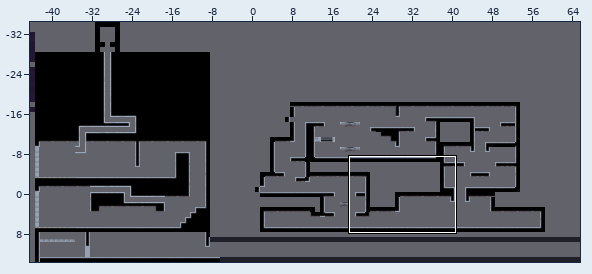
Two versions of a level (Tiled map, Assets/Assets/VerticalSlice/VSTest.tmx). Above, an overview of the earlier version with the close-up marked.
Close-up. Old version:
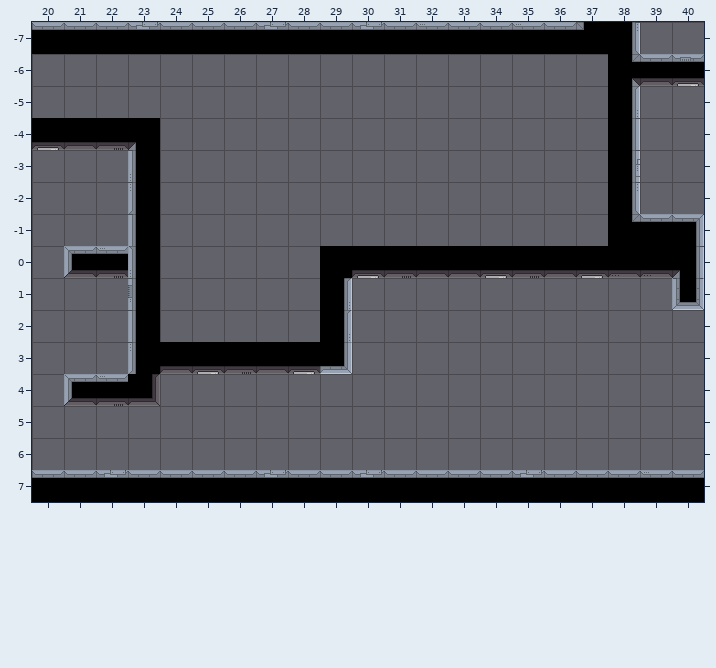
Cells are 32x32 px. Shown: x 20..40, y -7..7. The commit also changed other parts of the map, which this record leaves out.
New version:
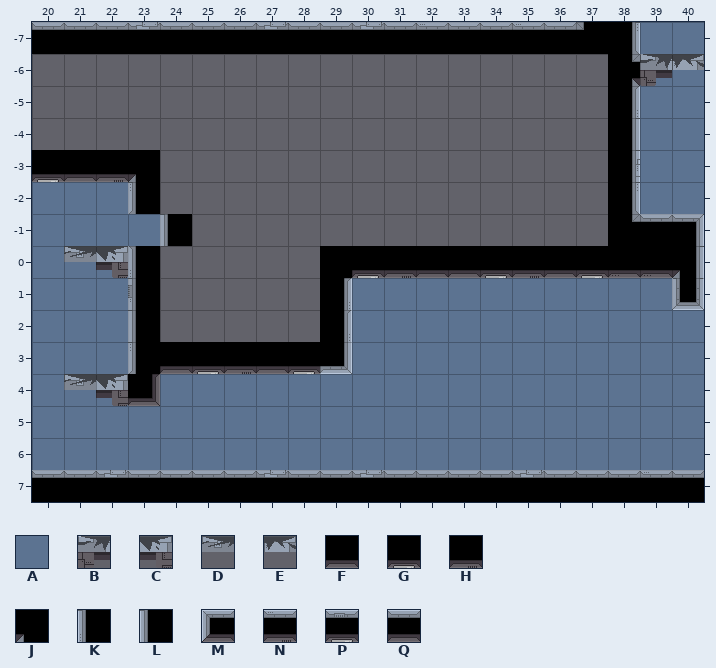
Key: from "bg_lab_01": A 28; from "tile___": B 159, C 160, D 339, E 340; from "tile_lab_01": F 1, G 3; from "tile_lab_02": H 2, J 15, K 47, L 127, M 155, N 156; from "tile_lab_06": P 93, Q 262.
_ is an empty cell, . an unchanged one.
Tiles of an added or newly shown layer are drawn over the layers below it.
Difference:
--- layer "Background2xd" (added)
@@ x 20..40 @@
--7 ...................__
--6 ...................__
--5 ...................__
--4 ...................__
--3 ...................__
--2 ___................__
--1 ____.................
- 0 ___..................
- 1 ___.......__________.
- 2 ___.......___________
- 3 ___.......___________
- 4 ___._________________
- 5 _____________________
- 6 _____________________
+-7 ...................AA
+-6 ...................AA
+-5 ...................AA
+-4 ...................AA
+-3 ...................AA
+-2 AAA................AA
+-1 AAAA.................
+ 0 AAA..................
+ 1 AAA.......AAAAAAAAAA.
+ 2 AAA.......AAAAAAAAAAA
+ 3 AAA.......AAAAAAAAAAA
+ 4 AAA.AAAAAAAAAAAAAAAAA
+ 5 AAAAAAAAAAAAAAAAAAAAA
+ 6 AAAAAAAAAAAAAAAAAAAAA
--- layer "Zonas"
@@ x 39..40 @@
--6 QP
+-6 BE
@@ x 20..23 @@
--4 GFHJ
--3 ___K
+-4 ____
+-3 GFHJ
@@ x 21..24 @@
--1 ..L_
- 0 MN..
+-1 .._L
+ 0 DC..
@@ x 21..22 @@
- 4 MN
+ 4 DC
